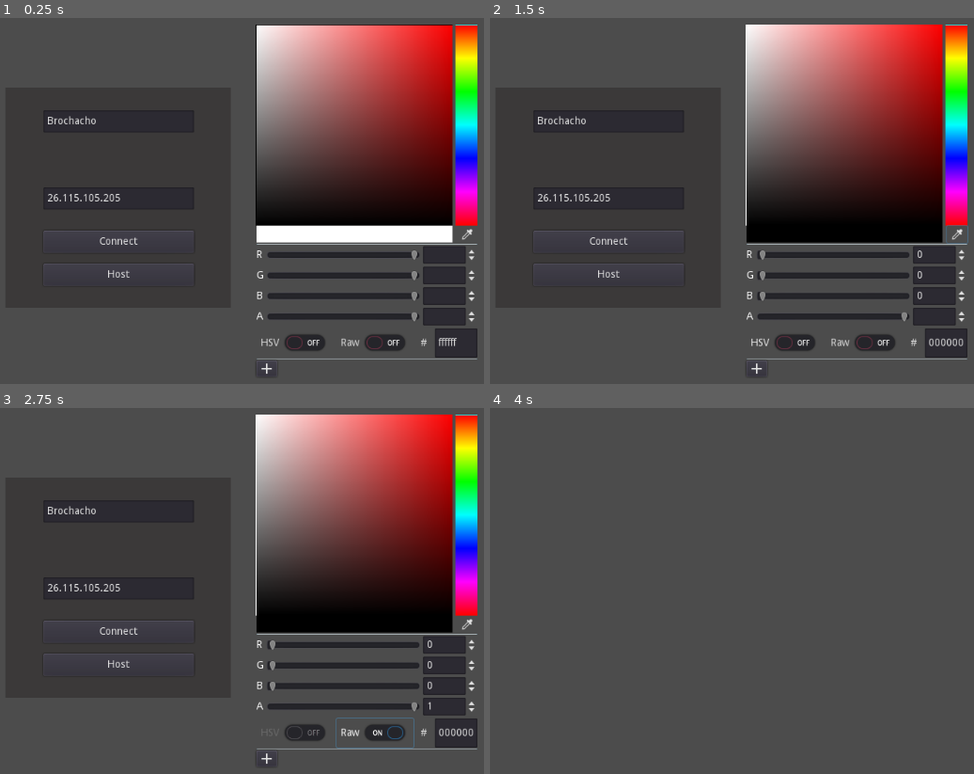
Above: before the commit, frames 1-4 (two rows, left to right).
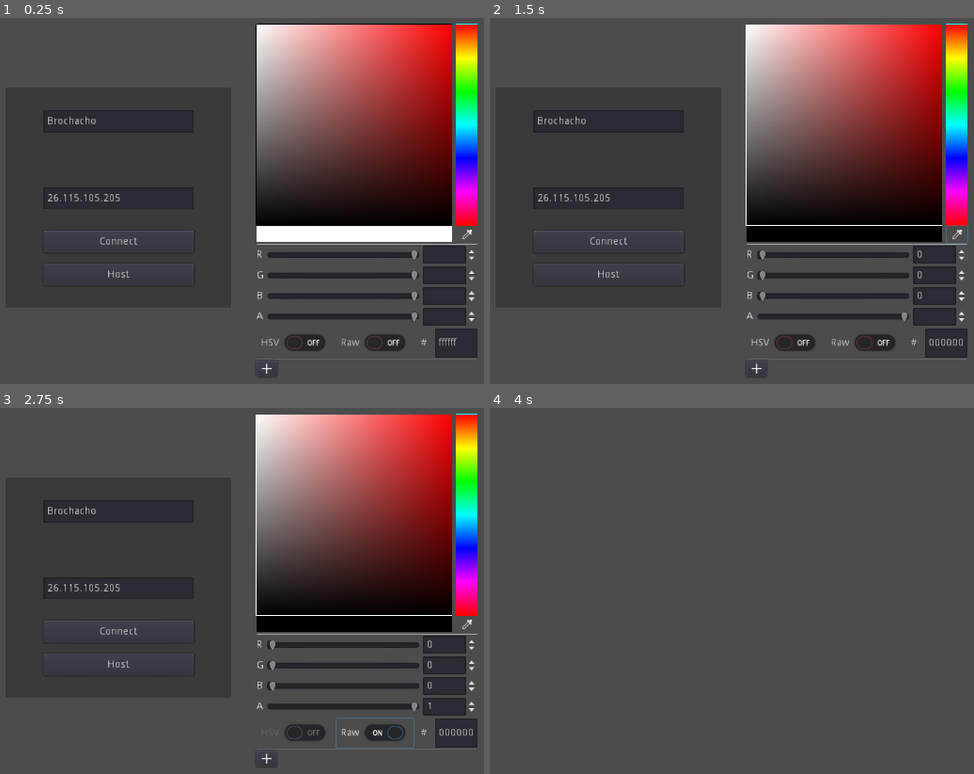
Above: after the commit, the same moments.

Repository: TheSecondReal0/asaio-party
Game: Godot game, scene res://assets/ui/main_menu/main_menu.tscn
The game is run twice, just before and just after one commit, with the same random seed, the same clock (stepped at 60 frames per second) and the same inputs.
Inputs (mouse positions are in pixels of both pictures, inside the frame that each line leads up to):
- Up to frame 1 (0.25 s): no input
- Up to frame 2 (1.5 s): click (954, 233) at 0.5 s; click "HSV" at 1.25 s
- Up to frame 3 (2.75 s): click "Raw" at 2 s
- Up to frame 4 (4 s): click "Host" at 2.75 s; tap Enter at 3.5 s; hold D (right) from 3.53 s (still down); tap Space (space) at 3.6 s

The runs differ from the first frame. In frame 1, 1.2% of the frame differs, in the area x 9-99%, y 1-98%; in frame 2, 1.0%; in frame 3, 1.0%; in frame 4, nothing differs.
Error in both runs: Attempt to call function 'hide' in base 'null instance' on a null instance. (res://assets/ui/main_menu/main_menu.gd:5)

Commit message:
Optimized bombertron and added export presets

Diff:
--- a/src/assets/ui/timer_ui/timer_ui.gd
+++ b/src/assets/ui/timer_ui/timer_ui.gd
@@ -3,7 +3,7 @@
 onready var timer = $Timer
 
 # time in seconds between game setup and game start
-var starting_time: int = 5
+var starting_time: int = 3
 var current_time: int = starting_time
 
 # Called when the node enters the scene tree for the first time.
@@ -34,7 +34,7 @@
 	$Label.text = str(current_time)
 
 func reset_timer():
-	$Label.text = "5"
+	$Label.text = str(starting_time)
 	stop_timer()
 	start_timer()
 
--- a/src/games/bombertron/assets/players/tronBike/tronBike.gd
+++ b/src/games/bombertron/assets/players/tronBike/tronBike.gd
@@ -137,7 +137,7 @@
 func create_trail(trail_coord: Vector2, color: Color):
 	var new_trail = trail_scene.instance()
 	trail_coord = Vector2(stepify(trail_coord.x, 10), stepify(trail_coord.y, 10))
-	new_trail.get_node("Polygon2D").color = color
+	new_trail.get_node("Sprite").modulate = color
 	new_trail.player_owner = self
 	new_trail.global_position = trail_coord
 	get_parent().get_parent().add_child(new_trail)
--- a/src/games/bombertron/assets/weapons/trail/trail.tscn
+++ b/src/games/bombertron/assets/weapons/trail/trail.tscn
@@ -1,6 +1,7 @@
-[gd_scene load_steps=3 format=2]
+[gd_scene load_steps=4 format=2]
 
 [ext_resource path="res://games/bombertron/assets/weapons/trail/trail.gd" type="Script" id=1]
+[ext_resource path="res://games/bombertron/assets/weapons/trail/square.png" type="Texture" id=2]
 
 [sub_resource type="RectangleShape2D" id=1]
 extents = Vector2( 2.5, 2.5 )
@@ -13,10 +14,8 @@
 [node name="CollisionShape2D" type="CollisionShape2D" parent="."]
 shape = SubResource( 1 )
 
-[node name="Polygon2D" type="Polygon2D" parent="."]
-color = Color( 0.513726, 0.184314, 0.184314, 1 )
-antialiased = true
-polygon = PoolVector2Array( -2.5, -2.5, 2.5, -2.5, 2.5, 2.5, -2.5, 2.5 )
+[node name="Sprite" type="Sprite" parent="."]
+texture = ExtResource( 2 )
 
 [node name="Timer" type="Timer" parent="." groups=[
 "trail",
--- a/src/games/bombertron/assets/weapons/trailSpawner/trailSpawner.gd
+++ b/src/games/bombertron/assets/weapons/trailSpawner/trailSpawner.gd
@@ -28,7 +28,7 @@
 func create_trail(trail_coord: Vector2, color: Color):
 	var new_trail = trail_scene.instance()
 	trail_coord = Vector2(stepify(trail_coord.x, 10), stepify(trail_coord.y, 10))
-	new_trail.get_node("Polygon2D").color = color
+	new_trail.get_node("Sprite").modulate = color
 	new_trail.player_owner = self
 	new_trail.global_position = trail_coord
 	get_parent().get_parent().add_child(new_trail)
--- a/src/project.godot
+++ b/src/project.godot
@@ -36,6 +36,11 @@
 Ticker="*res://autoload/ticker.gd"
 UIManager="*res://autoload/uimanager.gd"
 GameManager="*res://autoload/gamemanager.gd"
+
+[display]
+
+window/stretch/mode="2d"
+window/stretch/aspect="keep"
 
 [editor_plugins]
 
Not shown, changed: src/export_presets.cfg
Binary file added: src/games/bombertron/assets/weapons/trail/square.png
Not shown, added: src/games/bombertron/assets/weapons/trail/square.png.import
